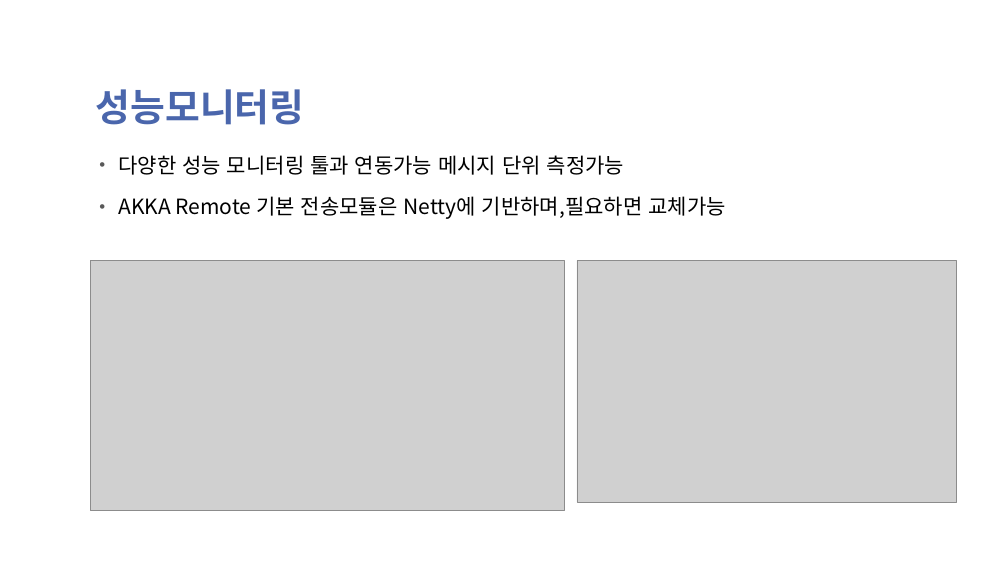
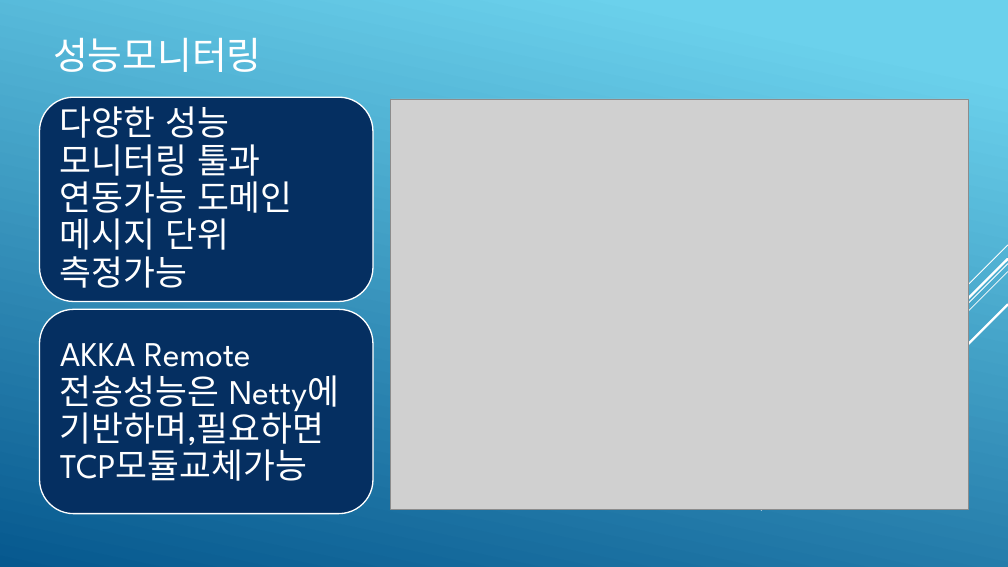
Before and after one commit to psmon/AkkaForNetCore, a slide deck: slide 19 of Doc/AKKA Introduce.pptx. Drawn at 1008x567 pixels with LibreOffice and Linux fonts; fonts in the diff are those of the drawing; grey boxes stand for pictures; background and template pictures are left out. Boxes give left, top, right and bottom in pixels: in the first picture for what was removed or moved away, otherwise in the second. Text is boxed around its words. In the diff, an @@ line names an element or a change of style, - is before the commit and + after.

```diff
--- a/Doc/AKKA Introduce.pptx
+++ b/Doc/AKKA Introduce.pptx
@@ background picture (left out) to gradient #6ED2EB to #06588E @@
@@ title "성능모니터링": place and size @@
-title "성능모니터링" at [96,89,305,125]
+title "성능모니터링" at [53,37,262,72]
@@ title "성능모니터링" at [53,37,262,72]: text colour #4A66AC to #FFFFFF, bold off; line spacing 0.8 to 1; vertical alignment bottom to middle @@
@@ picture: place and size @@
-picture at [90,261,564,511]
+picture at [391,99,969,510]
@@ text removed at [118,155,726,219] @@
-• 다양한 성능 모니터링 툴과 연동가능 메시지 단위 측정가능
-• AKKA Remote 기본 전송모듈은 Netty에 기반하며,필요하면 교체가능
@@ picture removed at [577,261,957,502] @@
@@ group added at [761,245,1008,510]: 5 lines @@
@@ group added at [39,98,373,513]: 2 rounded rectangles, 2 texts @@
+다양한 성능 모니터링 툴과 연동가능 도메인 메시지 단위 측정가능
+AKKA Remote 전송성능은 Netty에 기반하며,필요하면 TCP모듈교체가능
```
Also in this commit, not shown: 21 other slides changed.
